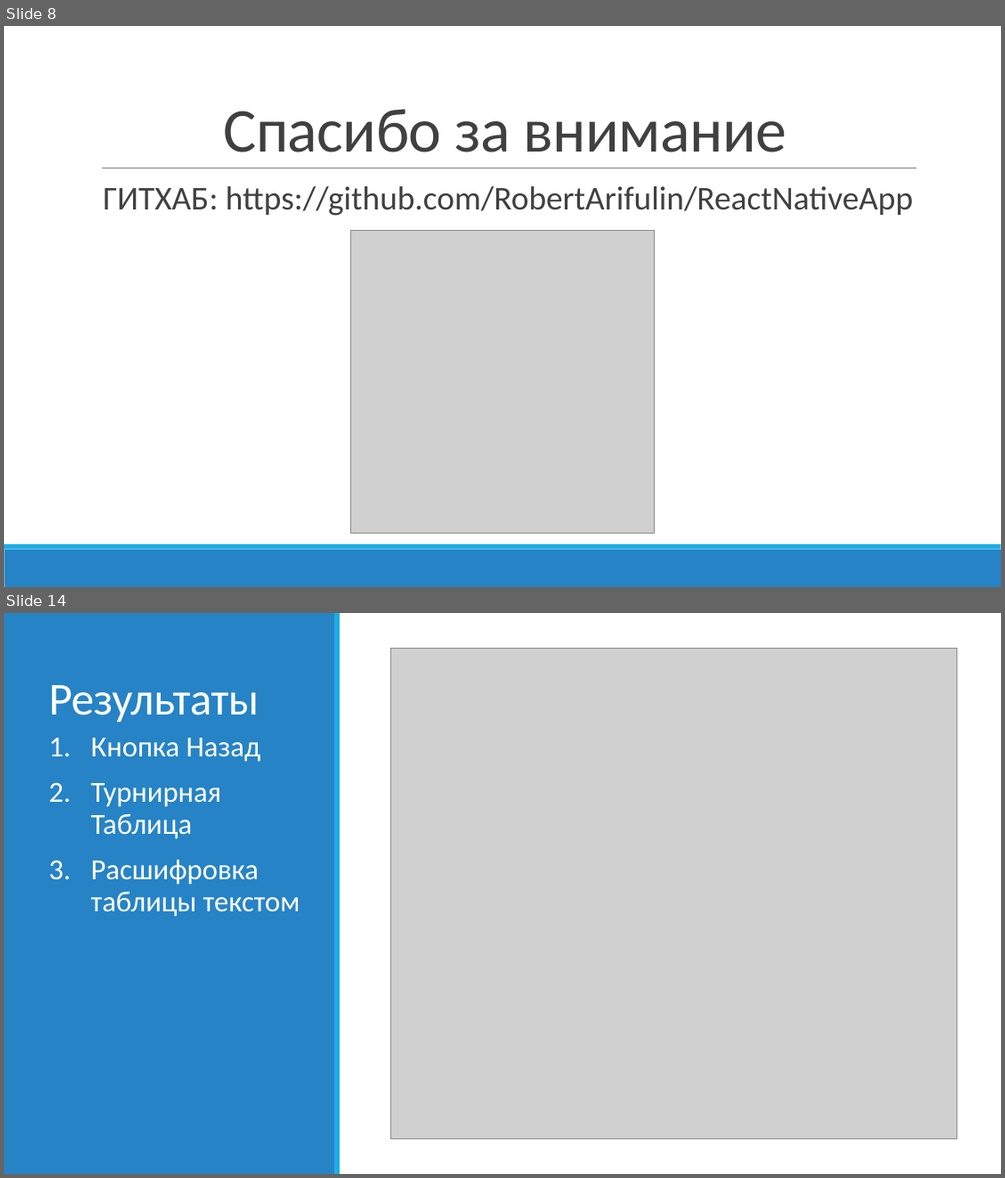
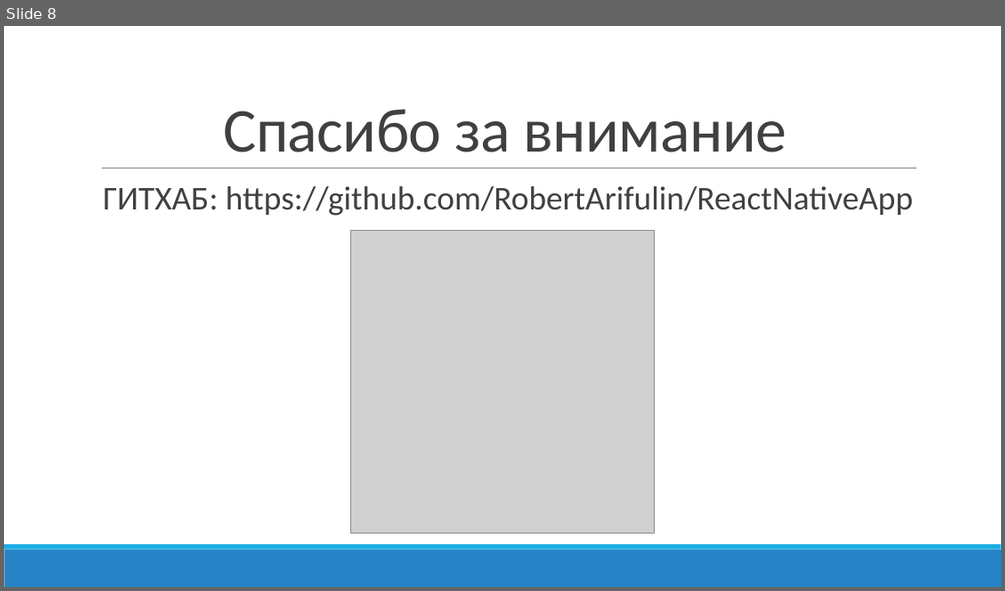
Before and after one commit to RobertArifulin/ReactNativeApp, a slide deck: docs/Арифулин Презентцаия проекта.pptx. Shown one above the other, each under a label of ours: slides 8 and 14 before the commit, slide 8 after it; the slides between them are not shown. The pictures are 1005x1178 and 1005x591 pixels, drawn with LibreOffice and Linux fonts; fonts in the diff are those of the drawing; grey boxes stand for pictures. Boxes give left, top, right and bottom in pixels: in the first picture for what was removed or moved away, otherwise in the second. Text is boxed around its words. In the diff, an @@ line names an element or a change of style, - is before the commit and + after.

```diff
--- a/docs/Арифулин Презентцаия проекта.pptx
+++ b/docs/Арифулин Презентцаия проекта.pptx
@@ slide 14 removed at (4,613,1001,1174), background #FFFFFF @@
@@ rectangle removed at (4,613,335,1174) @@
@@ rectangle removed at (334,613,340,1174) @@
@@ picture removed at (390,648,956,1139) @@
@@ title removed at (48,685,259,722) @@
-Результаты
@@ text removed at (91,738,300,916) @@
-1. Кнопка Назад
-2. Турнирная Таблица
-3. Расшифровка таблицы текстом
```
Also in this commit, not shown: 3 slides changed, 6 other slides removed, 3 other files.
